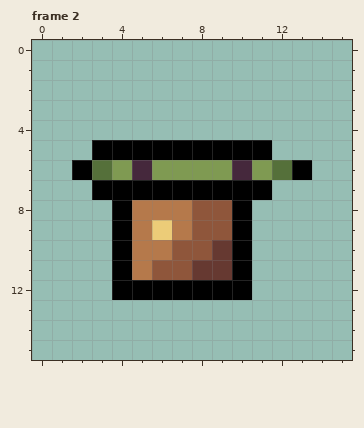
Pixel-art file -- resources/gfx/gear/back/backpack/Backpack-Up.aseprite. The picture above was drawn from the file before the commit.
16x16 pixels, 4 frames. Shown: frame 2. The commit also changed other frames, which this record leaves out.
Now the later version:
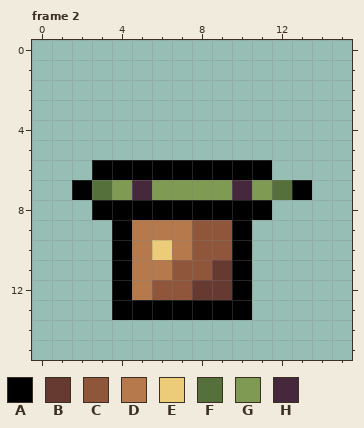
Palette (. is transparent): A #000000  B #663931  C #8f563b  D #b5794b  E #eccc78  F #55703a  G #7f9a52  H #45283c
Diff:
Changed rows in their new state; - is an unchanged pixel.
Frame 2, layer "Back/Cape":
first column x 2:
 5 -.........--
 6 .AAAAAAAAA..
 7 AFGHGGGGHGFA
 8 -A-AAAAA-A--
 9 ----D-------
10 ----ED-C----
11 ----D-C-----
12 ---DCCBB----
13 --AAAAAAA---
Changed places in both pictures, as pixel boxes (x1, y1, x2, y2):
changed: (72, 140, 312, 320)
